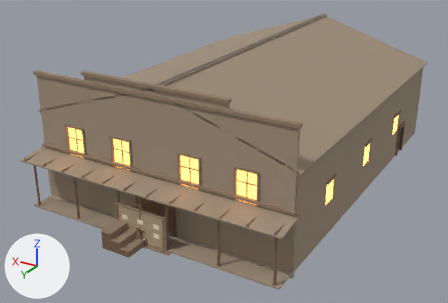
Two versions of the glTF model src/episode2/extras/town/auction_house.glb, one commit apart.
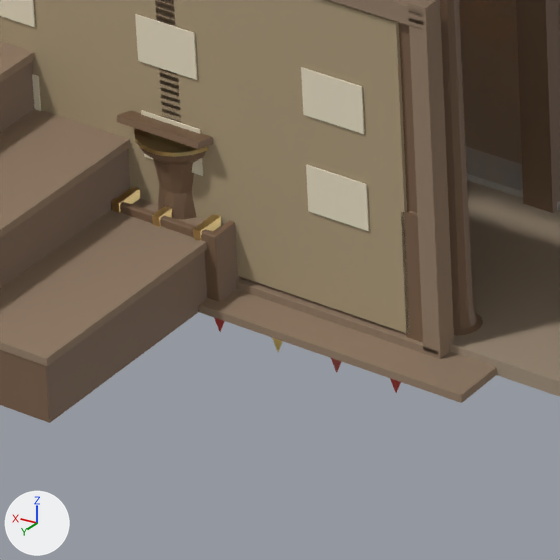
Old and new are each drawn whole from a 50 mm camera at (-25.1, 30.3, 23.9) aimed at (0.9, -13.1, 2.2) and again close up on the part from 28% to 40% of the width and 72% to 89% of the height. Lighting does not change. The marker at lower left points along +X, +Y and +Z. The last two pictures show the newer version. Where no turn or scale is listed for an object, it has been applied to the vertices.

The older version as bpy lines, for what is in view:
```python
me_auc_building_mesh = bpy.data.meshes.new('Auc_Building_mesh')
me_auc_building_mesh.from_pydata(...)  # 3872 vertices, 7380 faces; spans x -11.4..11.4, y -32.2..0.5, z -0.2..11.5
# faces by material slot: [6072, 120, 204, 384, 12, 588]
me_auc_building_mesh.materials.append(mat_darkwood)  # brown #7c614b
me_auc_building_mesh.materials.append(mat_glow)  # orange #ffad59, glowing orange #ffad59
me_auc_building_mesh.materials.append(mat_iron)  # grey #6f6c69
me_auc_building_mesh.materials.append(mat_planks)  # beige #a2907c
me_auc_building_mesh.materials.append(mat_stone)  # grey #b5afa6
me_auc_building_mesh.materials.append(mat_trim)  # brown #957e69
me_auc_hitchrail_mesh = bpy.data.meshes.new('Auc_HitchRail_mesh')
me_auc_hitchrail_mesh.from_pydata(...)  # 386 vertices, 760 faces; spans x -2.2..2.2, y -0.08..0.08, z 0.0..1.11
# faces by material slot: [292, 468]
me_auc_hitchrail_mesh.materials.append(mat_darkwood)  # brown #7c614b
me_auc_hitchrail_mesh.materials.append(mat_iron)  # grey #6f6c69
me_auc_lectern_mesh = bpy.data.meshes.new('Auc_Lectern_mesh')
me_auc_lectern_mesh.from_pydata(...)  # 389 vertices, 750 faces; spans x -0.36..0.36, y -0.32..0.32, z 0.0..1.234
# faces by material slot: [128, 622]
me_auc_lectern_mesh.materials.append(mat_brass)  # yellow #ddc489
me_auc_lectern_mesh.materials.append(mat_darkwood)  # brown #7c614b
ob_auc_building_geo = bpy.data.objects.new('Auc_Building_geo', me_auc_building_mesh)
ob_auc_building_geo.location = (0.0, 0.0, 0.0)
ob_auc_hitchrail_geo = bpy.data.objects.new('Auc_HitchRail_geo', me_auc_hitchrail_mesh)
ob_auc_hitchrail_geo.location = (0.0, 0.0, 0.0)
ob_auc_lectern_geo = bpy.data.objects.new('Auc_Lectern_geo', me_auc_lectern_mesh)
ob_auc_lectern_geo.location = (0.0, 0.0, 0.0)
# also in view: 'Auc_Strongbox_geo' at (0.0, -0.1, 0.3); 'Auc_ClaimBoard_geo' at (0.0, 0.0, 1.4); 'Auc_Bleacher_geo' at (0.8, 0.0, 0.7)
```
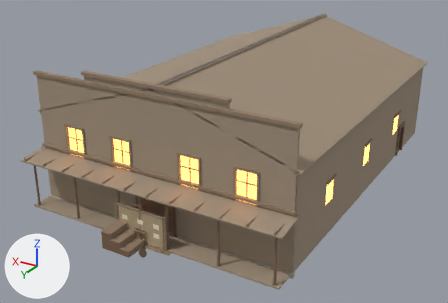
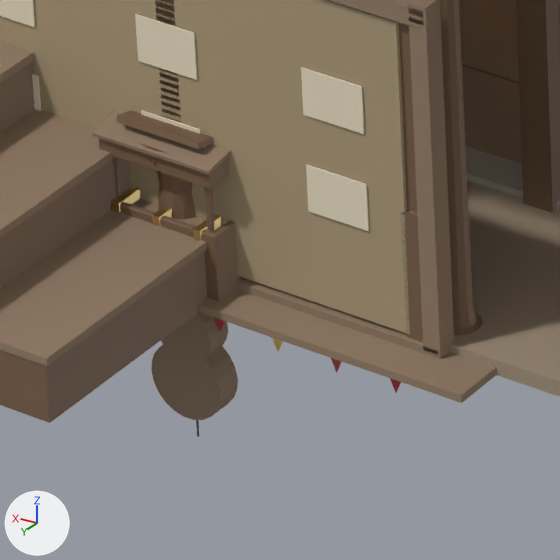
Patch to the scene script:
```diff
--- a/src/episode2/extras/town/auction_house.glb.py
+++ b/src/episode2/extras/town/auction_house.glb.py
@@ me_auc_checkdesk_mesh @@
+me_auc_checkdesk_mesh.from_pydata(...)  # 520 vertices, 996 faces; spans x -0.5..0.5, y -0.325..0.331, z 0.0..1.225
+# faces by material slot: [64, 868, 40, 12, 12]
+me_auc_checkdesk_mesh.materials.append(mat_brass)  # yellow #ddc489
+me_auc_checkdesk_mesh.materials.append(mat_darkwood)  # brown #7c614b
+me_auc_checkdesk_mesh.materials.append(mat_iron)  # grey #6f6c69
+me_auc_checkdesk_mesh.materials.append(mat_paper)  # pale yellow #eadfc5
+me_auc_checkdesk_mesh.materials.append(mat_trim)  # brown #957e69
@@ me_auc_bass_mesh @@
+me_auc_bass_mesh.from_pydata(...)  # 167 vertices, 314 faces; spans x -0.3..0.3, y -0.16..0.1, z -1.35..0.62
+# faces by material slot: [118, 32, 164]
+me_auc_bass_mesh.materials.append(mat_darkwood)  # brown #7c614b
+me_auc_bass_mesh.materials.append(mat_iron)  # grey #6f6c69
+me_auc_bass_mesh.materials.append(mat_trim)  # brown #957e69
@@ ob_auc_checkdesk_geo @@
+ob_auc_checkdesk_geo = bpy.data.objects.new('Auc_CheckDesk_geo', me_auc_checkdesk_mesh)
+ob_auc_checkdesk_geo.location = (0.0, 0.0, 0.0)
@@ ob_auc_bass_geo @@
+ob_auc_bass_geo = bpy.data.objects.new('Auc_Bass_geo', me_auc_bass_mesh)
+ob_auc_bass_geo.location = (0.0, 0.0, 0.0)
```

Location of each change, [x1, y1, x2, y2] in pixels of the close-ups (560 x 560 px):
'Auc_Bass_geo', added: after [151, 312, 238, 437]
    faces in mat_trim (brown #957e69): [151, 312, 238, 420]
'Auc_CheckDesk_geo', added: after [92, 111, 231, 232]
    faces in mat_trim (brown #957e69): [92, 111, 231, 175]
    faces in mat_darkwood (brown #7c614b): [99, 138, 229, 232]
